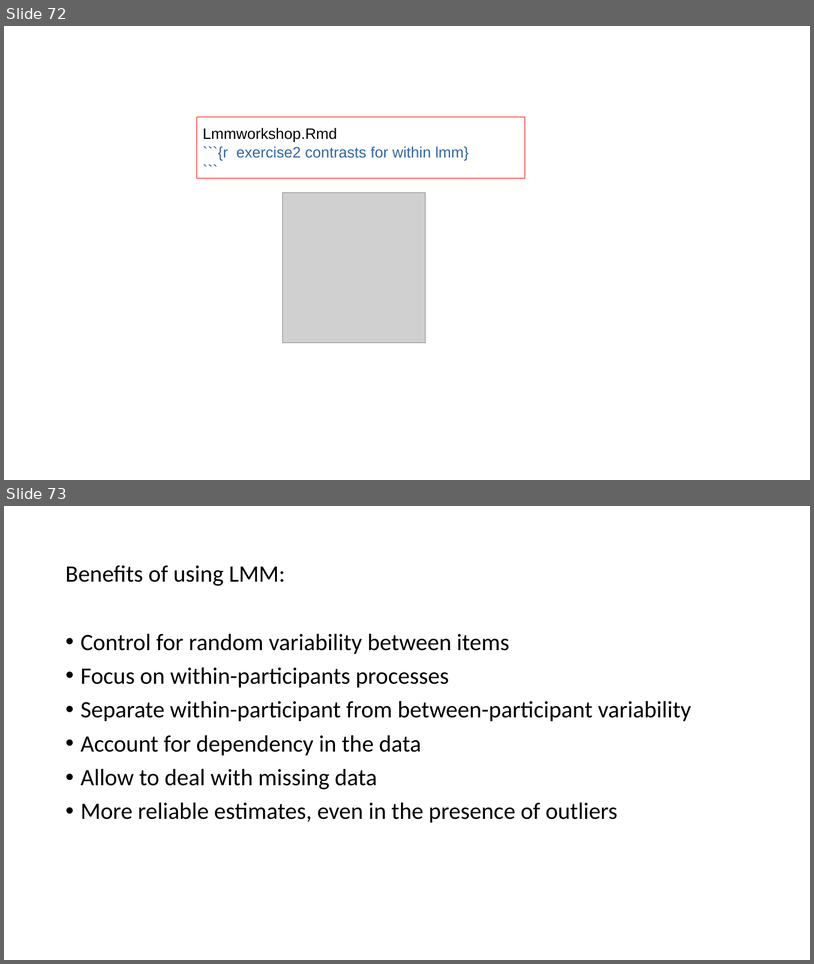
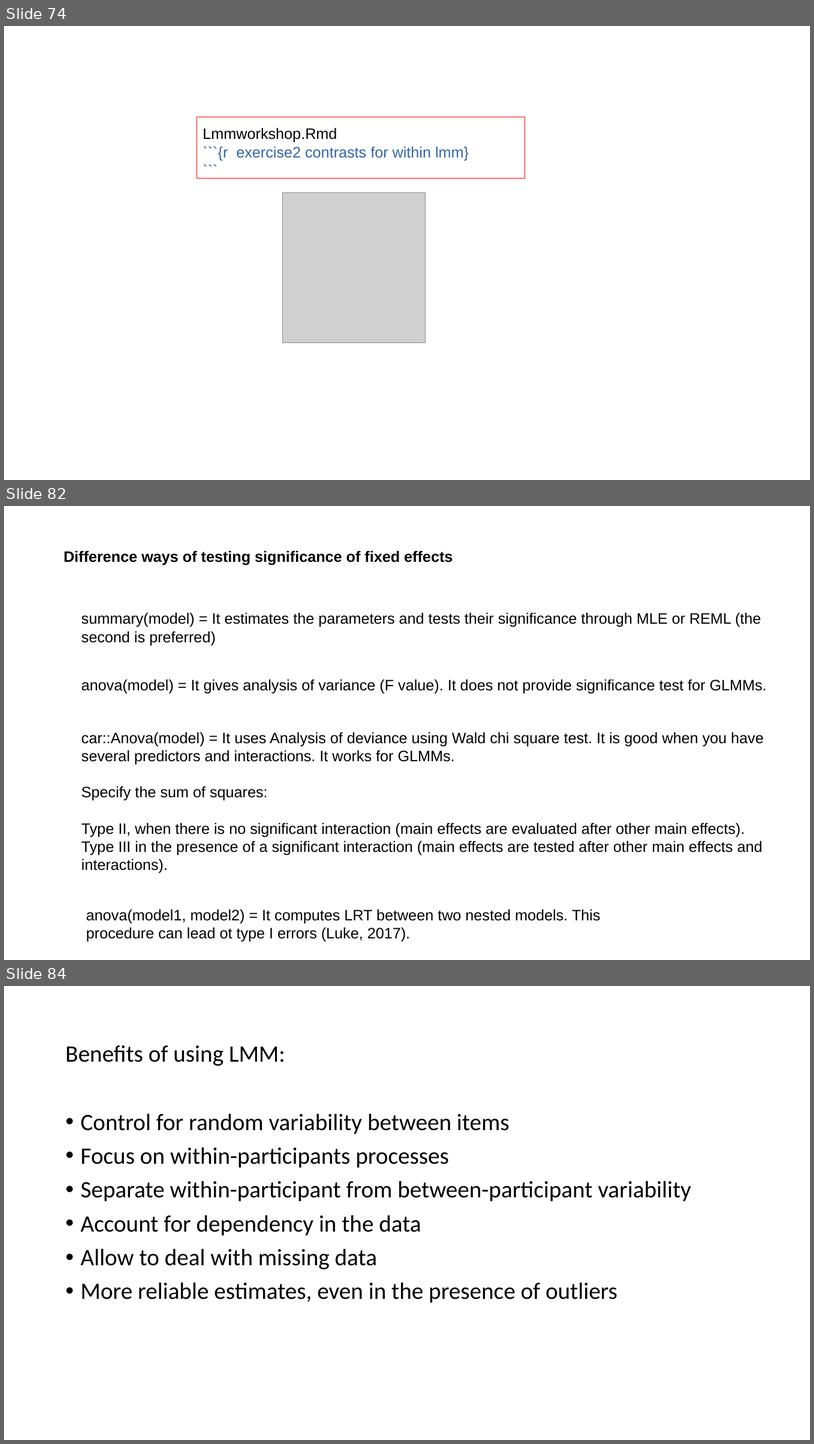
Before and after one commit to FPupillo/LMM_workshop, a slide deck: PPT_LMM.odp. Shown one above the other, each under a label of ours: slides 72 and 73 before the commit, slides 74, 82 and 84 after it; the slides between them are not shown. The pictures are 814x964 and 814x1444 pixels, drawn with LibreOffice and Linux fonts; fonts in the diff are those of the drawing; grey boxes stand for pictures. Boxes give left, top, right and bottom in pixels: in the first picture for what was removed or moved away, otherwise in the second. Text is boxed around its words. In the diff, an @@ line names an element or a change of style, - is before the commit and + after.

```diff
--- a/PPT_LMM.odp
+++ b/PPT_LMM.odp
@@ slide 82 added at (4, 506, 810, 960), background #FFFFFF @@
@@ text added at (63, 550, 453, 565), 18 pt, text #000000, bold @@
+Difference ways of testing significance of fixed effects
@@ text added at (81, 612, 761, 645), 18 pt, text #000000 @@
+summary(model) = It estimates the parameters and tests their significance through MLE or REML (the second is preferred)
@@ text added at (81, 679, 767, 694), 18 pt, text #000000 @@
+anova(model) = It gives analysis of variance (F value). It does not provide significance test for GLMMs.
@@ text added at (81, 732, 764, 873), 18 pt, text #000000 @@
+car::Anova(model) = It uses Analysis of deviance using Wald chi square test. It is good when you have several predictors and interactions. It works for GLMMs.
+Specify the sum of squares:
+Type II, when there is no significant interaction (main effects are evaluated after other main effects).
+Type III in the presence of a significant interaction (main effects are tested after other main effects and interactions).
@@ text added at (86, 909, 601, 942), 18 pt, text #000000 @@
+anova(model1, model2) = It computes LRT between two nested models. This procedure can lead ot type I errors (Luke, 2017).
@@ what was slide 72 is now slide 74 @@
@@ what was slide 73 is now slide 84 @@
```
Also in this commit, not shown: 9 slides changed, 12 other slides added, 1 slide removed, 17 other files.
